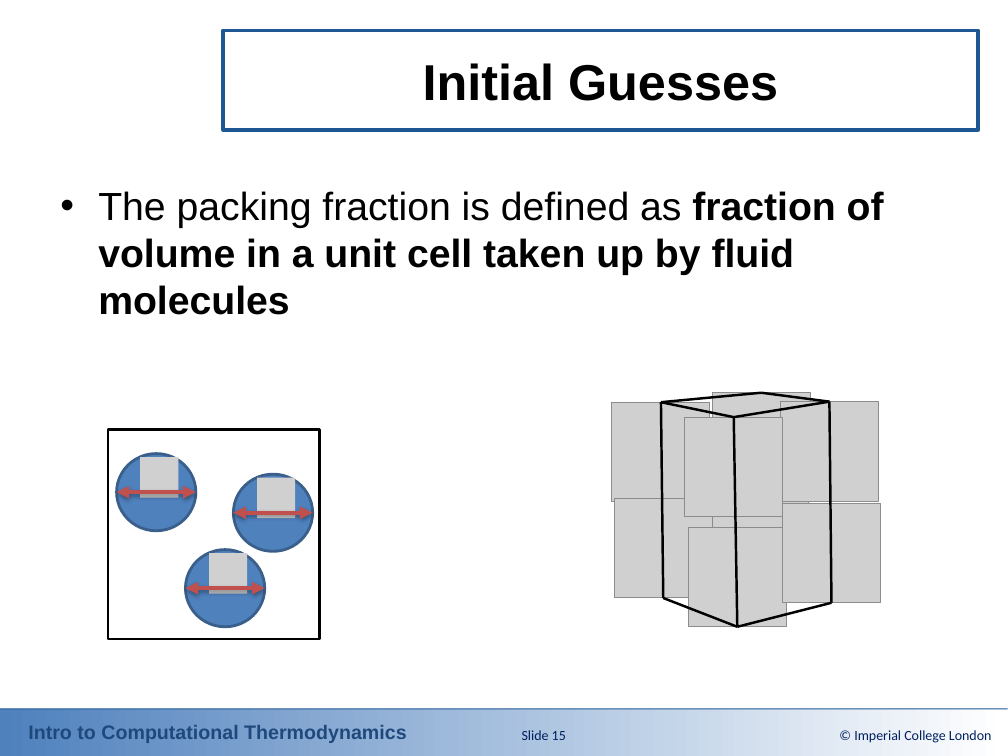
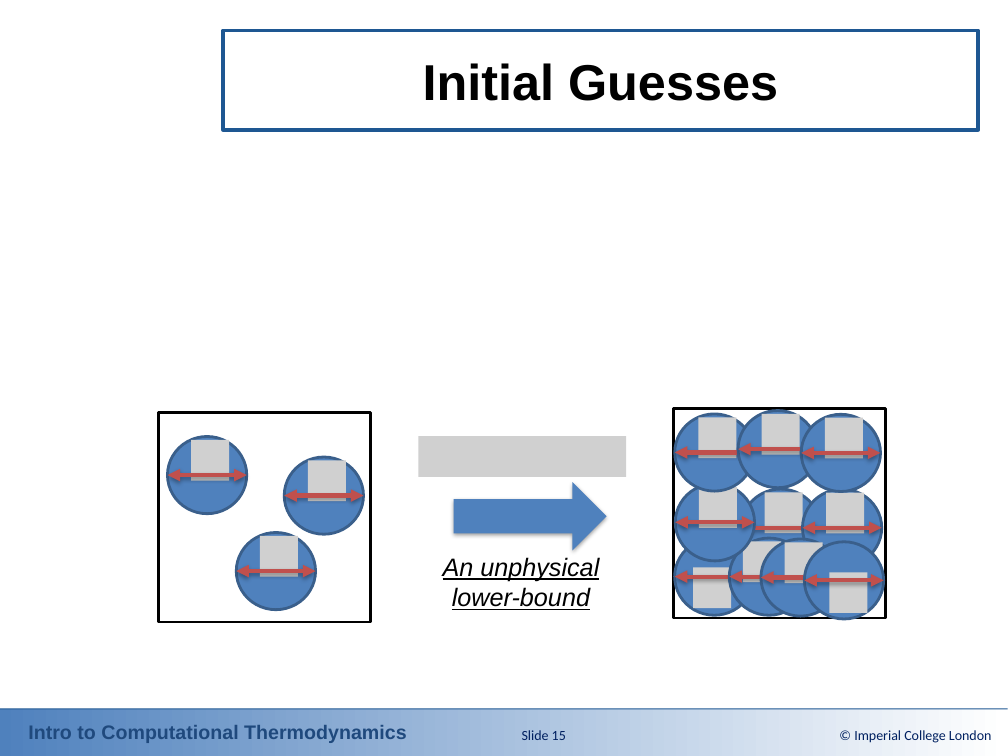
Before and after one commit to ClapeyronThermo/introduction-to-computational-thermodynamics, a slide deck: slide 15 of Part 3 - Solving the problems/Powerpoint Slides/3-1_Pressure_and_Volume_Solvers.pptx. Drawn at 1008x756 pixels with LibreOffice and Linux fonts; fonts in the diff are those of the drawing; grey boxes stand for pictures; background and template pictures are left out. Boxes give left, top, right and bottom in pixels: in the first picture for what was removed or moved away, otherwise in the second. Text is boxed around its words. In the diff, an @@ line names an element or a change of style, - is before the commit and + after.

Commit message:
add packing fraction figure

```diff
--- a/Part 3 - Solving the problems/Powerpoint Slides/3-1_Pressure_and_Volume_Solvers.pptx
+++ b/Part 3 - Solving the problems/Powerpoint Slides/3-1_Pressure_and_Volume_Solvers.pptx
@@ text removed at (x1=98, y1=191, x2=884, y2=315) @@
-• The packing fraction is defined as fraction of volume in a unit cell taken up by fluid molecules
@@ picture removed at (x1=612, y1=402, x2=710, y2=502) @@
@@ line removed from (761, 393) to (661, 402) @@
@@ line removed from (661, 402) to (663, 598) @@
@@ picture removed at (x1=684, y1=417, x2=782, y2=517) @@
@@ picture removed at (x1=713, y1=393, x2=810, y2=493) @@
@@ line removed from (737, 627) to (734, 417) @@
@@ line removed from (760, 584) to (761, 393) @@
@@ picture removed at (x1=780, y1=401, x2=878, y2=501) @@
@@ group added at (x1=673, y1=408, x2=885, y2=619): 10 ellipses, 10 pictures, 5 double arrows, 1 rectangle @@
@@ line removed from (832, 603) to (830, 401) @@
@@ ellipse moved from (x1=117, y1=454, x2=197, y2=531) to (x1=167, y1=436, x2=247, y2=514) @@
@@ picture moved from (x1=140, y1=457, x2=178, y2=497) to (x1=192, y1=439, x2=230, y2=480) @@
@@ picture added at (x1=418, y1=436, x2=626, y2=477) @@
@@ 3 double arrows, 2 pictures, 2 ellipses, 1 rectangle moved together from (x1=108, y1=429, x2=320, y2=639) to (x1=159, y1=412, x2=371, y2=622) @@
@@ line moved from (734, 417) - (661, 402) to (674, 453) - (754, 453) @@
@@ line (674, 453) - (754, 453): line to double arrow; stroke #000000 1.75 pt to #C0504D 3 pt @@
@@ line moved from (830, 401) - (734, 417) to (738, 450) - (817, 450) @@
@@ line (738, 450) - (817, 450): line to double arrow; stroke #000000 1.75 pt to #C0504D 3 pt @@
@@ line moved from (830, 401) - (761, 393) to (801, 453) - (880, 453) @@
@@ line (801, 453) - (880, 453): line to double arrow; stroke #000000 1.75 pt to #C0504D 3 pt @@
@@ right arrow added at (x1=454, y1=482, x2=607, y2=550), fill #4F81BD @@
@@ picture removed at (x1=614, y1=499, x2=712, y2=599) @@
@@ picture removed at (x1=711, y1=485, x2=808, y2=585) @@
@@ picture removed at (x1=782, y1=503, x2=880, y2=603) @@
@@ picture removed at (x1=688, y1=527, x2=786, y2=627) @@
@@ text added at (x1=443, y1=557, x2=599, y2=610), 18 pt, text #000000, italic, underline @@
+An unphysical lower-bound
@@ line moved from (737, 627) - (663, 598) to (674, 577) - (754, 577) @@
@@ line (674, 577) - (754, 577): line to double arrow; stroke #000000 1.75 pt to #C0504D 3 pt @@
@@ line moved from (832, 603) - (737, 627) to (761, 578) - (840, 578) @@
@@ line (761, 578) - (840, 578): line to double arrow; stroke #000000 1.75 pt to #C0504D 3 pt @@
```
Also in this commit, not shown: 1 other slide changed, 5 other files.
